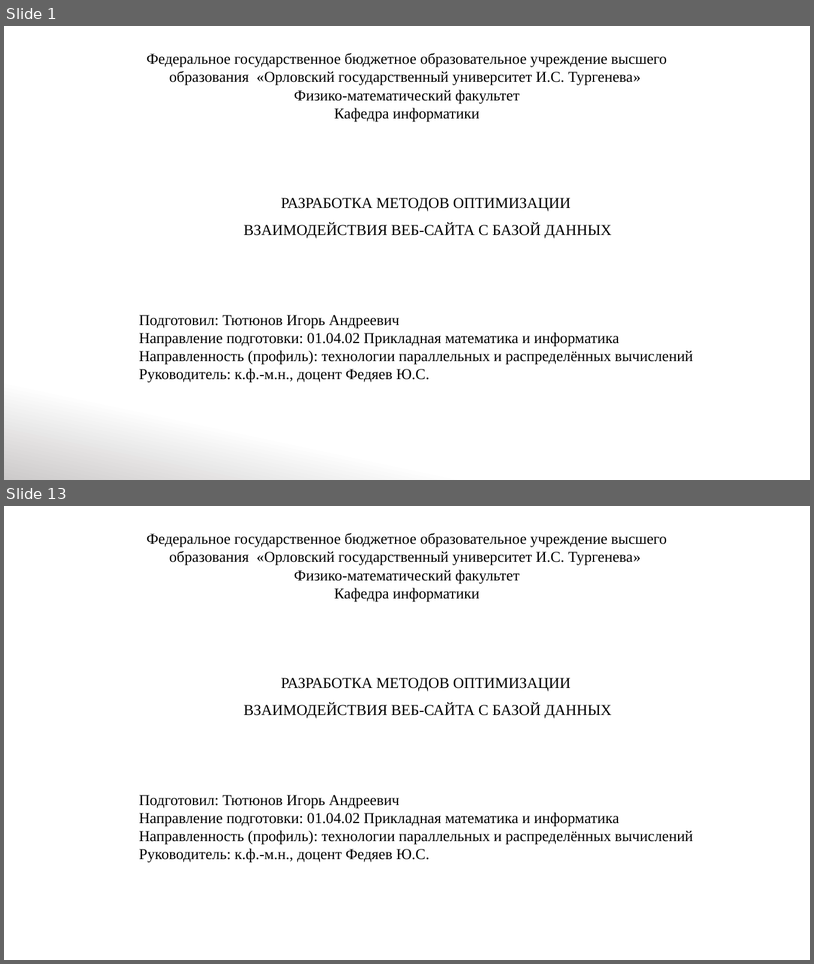
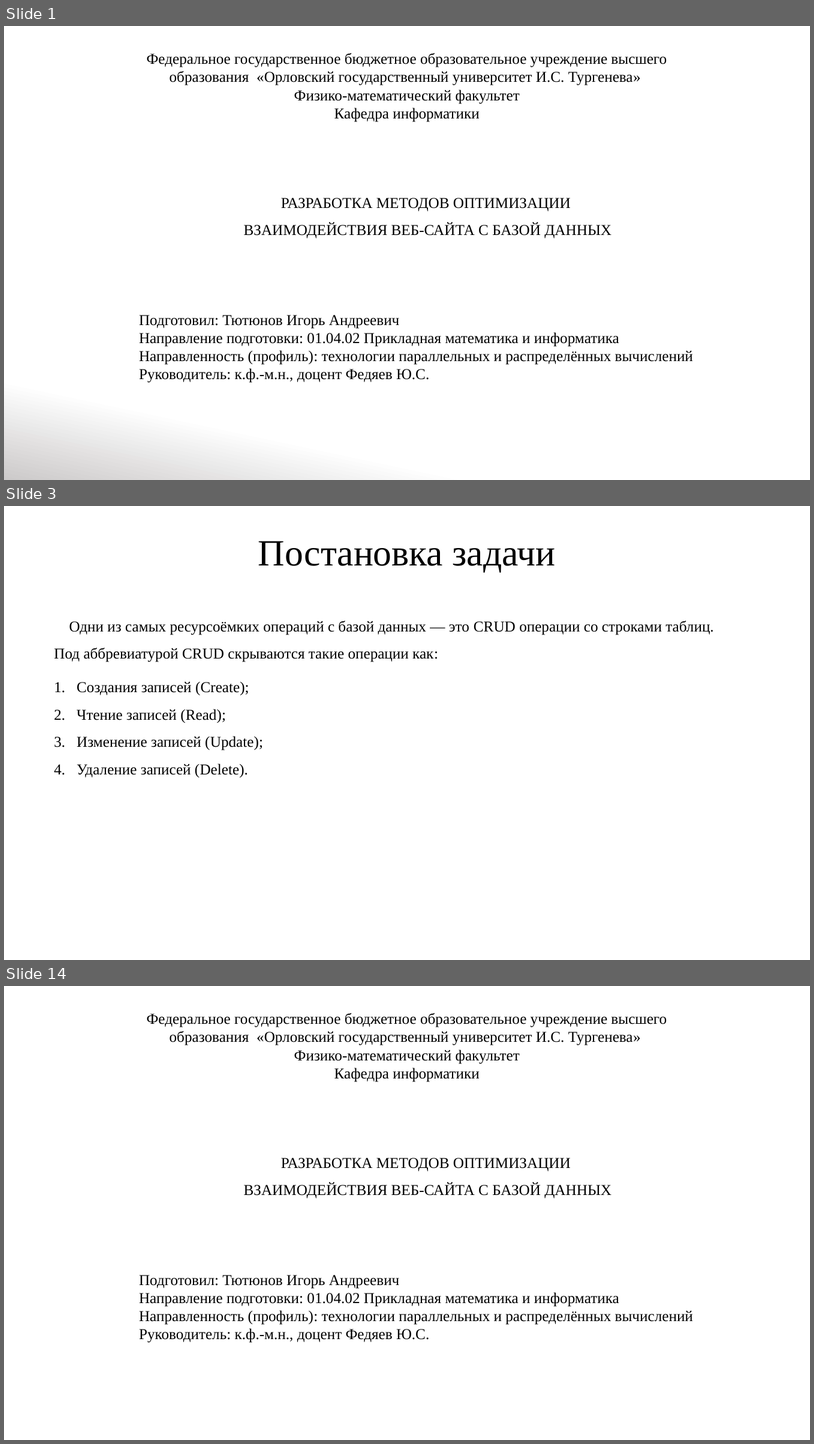
Before and after one commit to IgorTyutyunov/-, a slide deck: ВКР_5.pptx. Shown one above the other, each under a label of ours: slides 1 and 13 before the commit, slides 1, 3 and 14 after it; the slides between them are not shown. The pictures are 814x964 and 814x1444 pixels, drawn with LibreOffice and Linux fonts; fonts in the diff are those of the drawing. Boxes give left, top, right and bottom in pixels: in the first picture for what was removed or moved away, otherwise in the second. Text is boxed around its words. In the diff, an @@ line names an element or a change of style, - is before the commit and + after.

```diff
--- a/ВКР_5.pptx
+++ b/ВКР_5.pptx
@@ slide 3 added at bbox=[4, 506, 810, 960], background #FFFFFF @@
@@ title added at bbox=[258, 541, 556, 572], 44 pt, text #000000 @@
+Постановка задачи
@@ text added at bbox=[54, 621, 714, 777], 18 pt, text #000000 @@
+Одни из самых ресурсоёмких операций с базой данных — это CRUD операции со строками таблиц. Под аббревиатурой CRUD скрываются такие операции как:
+1. Создания записей (Create);
+2. Чтение записей (Read);
+3. Изменение записей (Update);
+4. Удаление записей (Delete).
@@ what was slide 13 is now slide 14 @@
```
Also in this commit, not shown: 8 slides changed, 3 other slides added, 3 slides removed.
